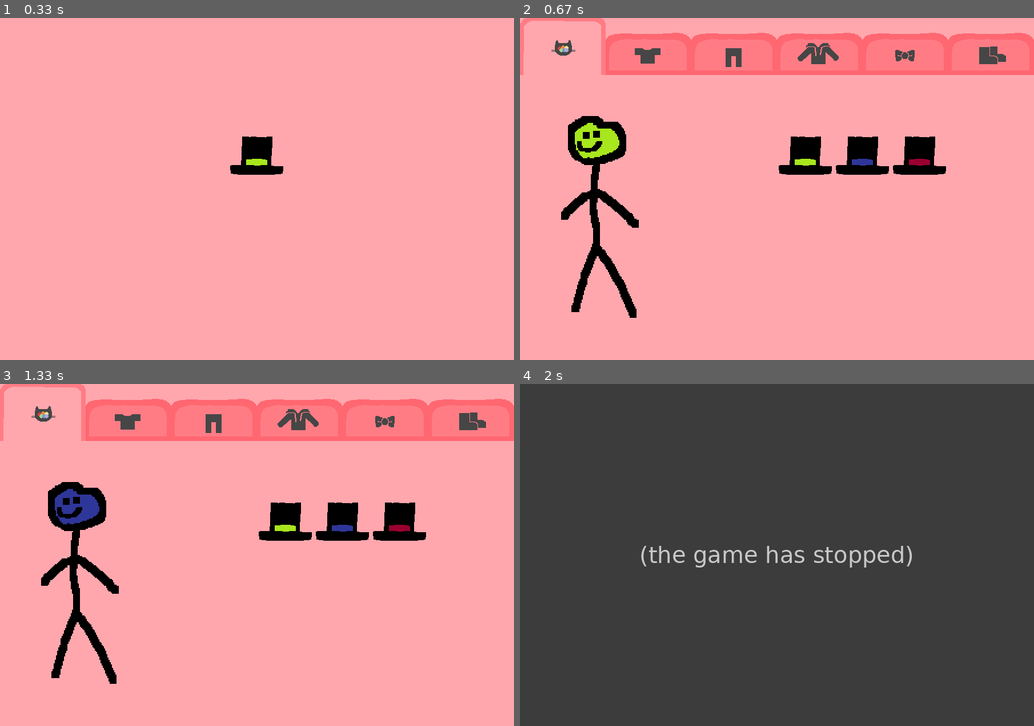
Above: before the commit, frames 1-4 (two rows, left to right).
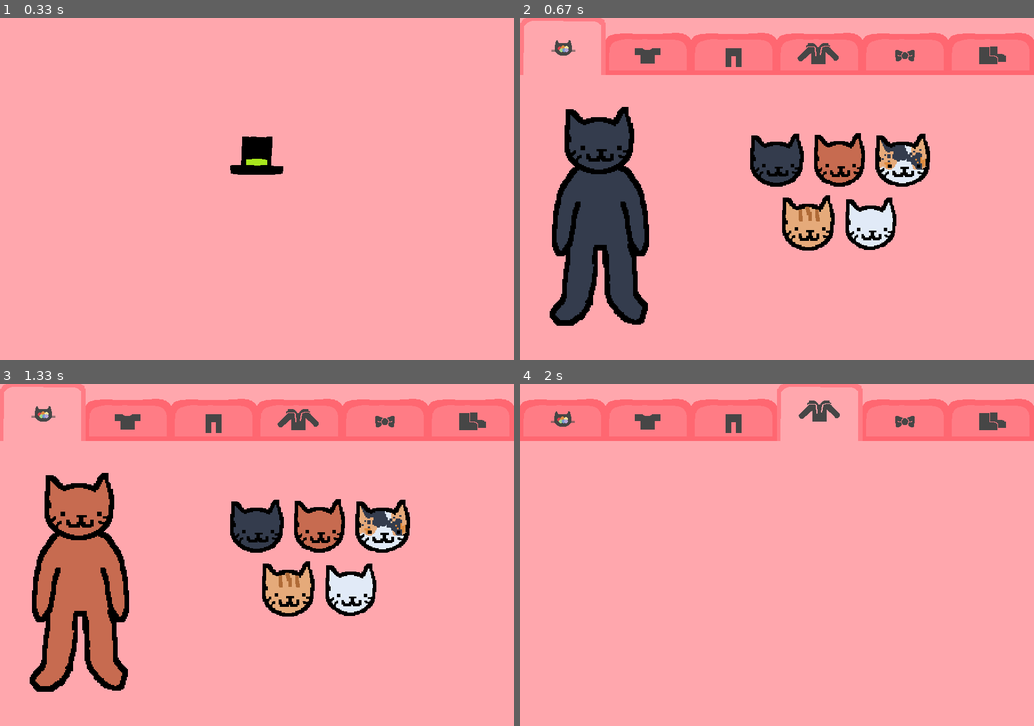
Above: after the commit, the same moments.

Repository: reddwryly/catDressUpPygame
Game: pygame game, started from main.py
Two runs of this game, one before a commit and one after it. Both use one fixed random seed, a clock stepped at 60 frames per second and the inputs below.
Inputs (mouse positions are in pixels of both pictures, inside the frame that each line leads up to):
- Up to frame 1 (0.33 s): no input
- Up to frame 2 (0.67 s): click (777, 161) at 0.38 s
- Up to frame 3 (1.33 s): click (262, 575) at 0.72 s; click (318, 527) at 1.05 s
- Up to frame 4 (2 s): click (643, 428) at 1.38 s; click (787, 438) at 1.72 s

Frame 1 is identical in both runs. In frame 2, 15% of the frame differs, in the area x 5-83%, y 26-90%; in frame 3, 15%; in frame 4, 99%, in the area x 0-100%, y 0-100%.
Error before the commit: AttributeError: 'Shirt' object has no attribute 'characterDraw' (main.py line 214); the game stopped at 1.4 s (later frames are placeholders)

Commit message:
ColorSelectTabFinished

Diff:
--- a/main.py
+++ b/main.py
@@ -35,6 +35,18 @@
 characterGreen = pygame.image.load(r'asset/character/0.png')
 characterPurple = pygame.image.load(r'asset/character/1.png')
 characterRed = pygame.image.load(r'asset/character/2.png')
+
+blackCat = pygame.image.load(r'asset/character/black.png')
+brownCat = pygame.image.load(r'asset/character/brown.png')
+calicoCat = pygame.image.load(r'asset/character/calico.png')
+orangeCat = pygame.image.load(r'asset/character/orange.png')
+whiteCat = pygame.image.load(r'asset/character/white.png')
+
+blackCatSelect = pygame.image.load(r'asset/furColorSelect/black.png')
+brownCatSelect = pygame.image.load(r'asset/furColorSelect/brown.png')
+calicoCatSelect = pygame.image.load(r'asset/furColorSelect/calico.png')
+orangeCatSelect = pygame.image.load(r'asset/furColorSelect/orange.png')
+whiteCatSelect = pygame.image.load(r'asset/furColorSelect/white.png')
 
 class Button:
     def __init__(self, x, y, image):
@@ -78,6 +90,12 @@
 furColorPickerPurpleB = Button(550,200, furColorPickerPurple)
 furColorPickerRedB = Button(650,200, furColorPickerRed)
 
+blackCatSelectB = Button(400,200, blackCatSelect)
+brownCatSelectB = Button(510,200, brownCatSelect)
+calicoCatSelectB = Button(620,200, calicoCatSelect)
+orangeCatSelectB = Button(455,310, orangeCatSelect)
+whiteCatSelectB = Button(565,310, whiteCatSelect)
+
 class Start:
     def __init__(self, display, gameStateManager):
         self.display = display
@@ -104,12 +122,16 @@
             self.gameStateManager.set_state('Accessories')
         if ShoesTabUnselectedB.draw():
             self.gameStateManager.set_state('Shoes')
-        if furColorPickerGreenB.draw():
-            self.characterDraw = pygame.image.load(r'asset/character/0.png')
-        if furColorPickerPurpleB.draw():
-            self.characterDraw = pygame.image.load(r'asset/character/1.png')
-        if furColorPickerRedB.draw():
-            self.characterDraw = pygame.image.load(r'asset/character/2.png')
+        if blackCatSelectB.draw():
+            self.characterDraw = pygame.image.load(r'asset/character/black.png')
+        if brownCatSelectB.draw():
+            self.characterDraw = pygame.image.load(r'asset/character/brown.png')
+        if calicoCatSelectB.draw():
+            self.characterDraw = pygame.image.load(r'asset/character/calico.png')
+        if orangeCatSelectB.draw():
+            self.characterDraw = pygame.image.load(r'asset/character/orange.png')
+        if whiteCatSelectB.draw():
+            self.characterDraw = pygame.image.load(r'asset/character/white.png')
         drawCharacter.draw(self)
 
 class Shirt:
@@ -128,7 +150,6 @@
             self.gameStateManager.set_state('Accessories')
         if ShoesTabUnselectedB.draw():
             self.gameStateManager.set_state('Shoes')
-        drawCharacter.draw(self)
 
 class Pants:
     def __init__(self, display, gameStateManager):
Binary file added: asset/character/black.png
Binary file added: asset/character/brown.png
Binary file added: asset/character/calico.png
Binary file added: asset/character/orange.png
Binary file added: asset/character/white.png
Binary file added: asset/furColorSelect/black.png
Binary file added: asset/furColorSelect/brown.png
Binary file added: asset/furColorSelect/calico.png
Binary file added: asset/furColorSelect/orange.png
Binary file added: asset/furColorSelect/white.png
